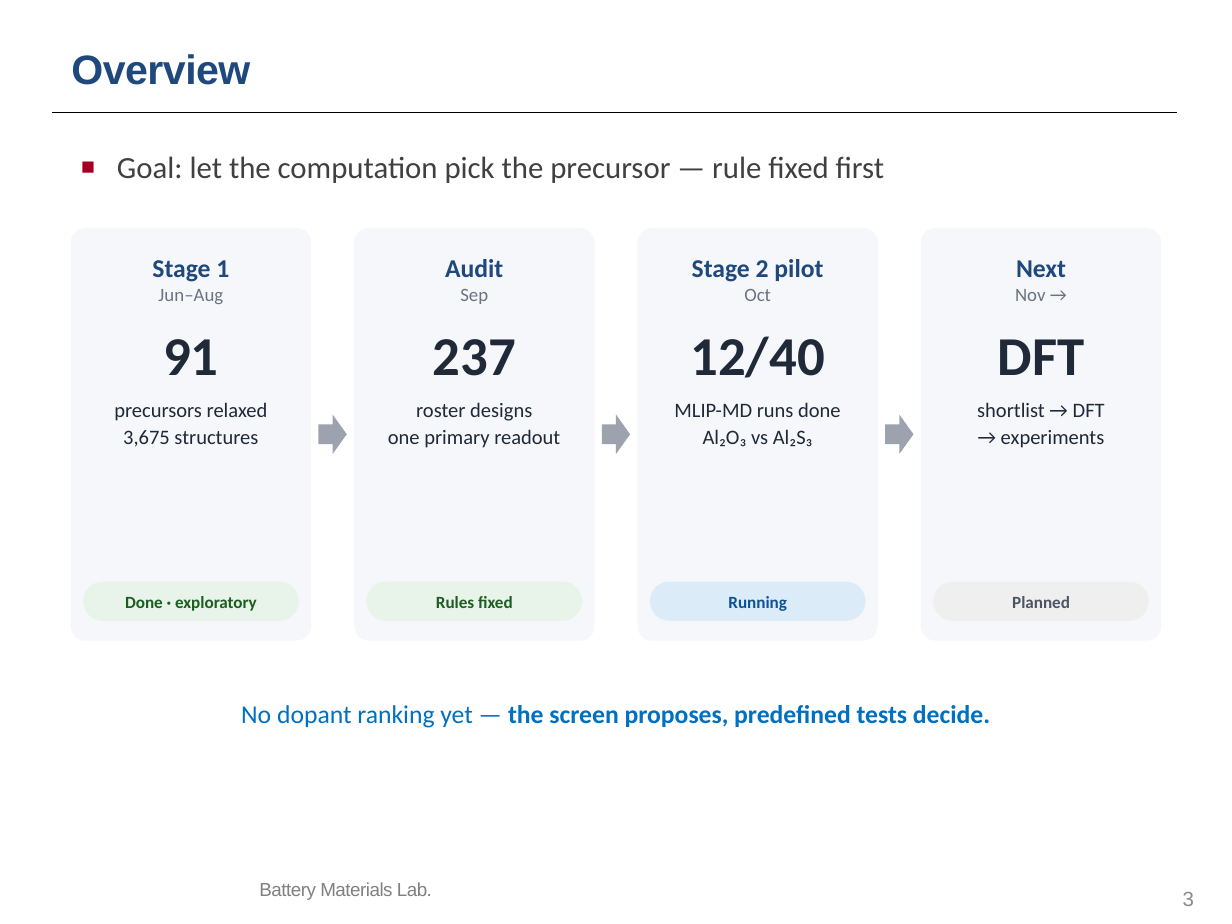
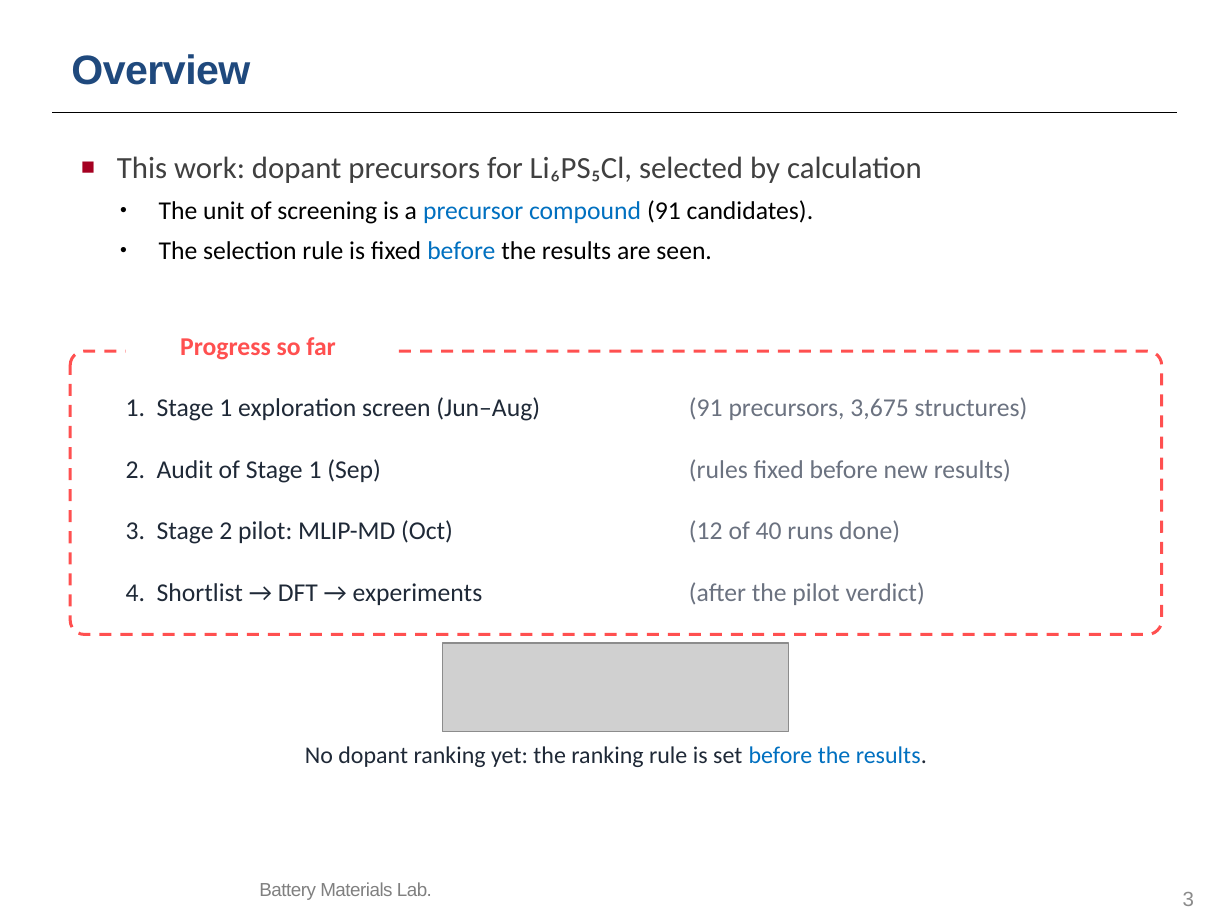
Before and after one commit to yonghoon7153-source/Yonghoon-DEM-DFT, a slide deck: slide 3 of kb/seminars/Research_Seminar_2026_10_13_cascade_progress_lean.pptx. Drawn at 1232x924 pixels with LibreOffice and Linux fonts; fonts in the diff are those of the drawing; grey boxes stand for pictures; background and template pictures are left out. Boxes give left, top, right and bottom in pixels: in the first picture for what was removed or moved away, otherwise in the second. Text is boxed around its words. In the diff, an @@ line names an element or a change of style, - is before the commit and + after.

```diff
--- a/kb/seminars/Research_Seminar_2026_10_13_cascade_progress_lean.pptx
+++ b/kb/seminars/Research_Seminar_2026_10_13_cascade_progress_lean.pptx
@@ text at (117,156,922,260): text changed; size 18 to 15 pt; text colour #404040 to #000000 @@
-■ Goal: let the computation pick the precursor — rule fixed first
+■ This work: dopant precursors for Li₆PS₅Cl, selected by calculation
+• The unit of screening is a precursor compound (91 candidates).
+• The selection rule is fixed before the results are seen.
@@ rounded rectangle removed at (70,228,310,641) @@
-Stage 1
-Jun–Aug
-91
-precursors relaxed
-3,675 structures
@@ rounded rectangle removed at (355,228,595,641) @@
-Audit
-Sep
-237
-roster designs
-one primary readout
@@ rounded rectangle removed at (637,228,877,641) @@
-Stage 2 pilot
-Oct
-12/40
-MLIP-MD runs done
-Al₂O₃ vs Al₂S₃
@@ rounded rectangle removed at (920,228,1161,641) @@
-Next
-Nov →
-DFT
-shortlist → DFT
-→ experiments
@@ rounded rectangle added at (70,351,1162,634), outline #FF5050 1.75 pt dashed @@
@@ text added at (180,337,335,360), 15 pt, text #FF5050, bold @@
+Progress so far
@@ text added at (126,397,540,421), 15 pt, text #1F2937 @@
+1. Stage 1 exploration screen (Jun–Aug)
@@ right arrow removed at (318,415,346,455) @@
@@ right arrow removed at (601,415,630,455) @@
@@ text added at (689,397,1028,420), 15 pt, text #6B7280 @@
+(91 precursors, 3,675 structures)
@@ right arrow removed at (885,415,913,455) @@
@@ text added at (126,459,381,483), 15 pt, text #1F2937 @@
+2. Audit of Stage 1 (Sep)
@@ text added at (689,459,1011,482), 15 pt, text #6B7280 @@
+(rules fixed before new results)
@@ text added at (126,520,453,544), 15 pt, text #1F2937 @@
+3. Stage 2 pilot: MLIP-MD (Oct)
@@ text added at (689,520,900,543), 15 pt, text #6B7280 @@
+(12 of 40 runs done)
@@ rounded rectangle removed at (84,582,299,621) @@
-Done · exploratory
@@ text added at (126,583,483,605), 15 pt, text #1F2937 @@
+4. Shortlist → DFT → experiments
@@ rounded rectangle removed at (367,582,583,621) @@
-Rules fixed
@@ rounded rectangle removed at (650,582,866,621) @@
-Running
@@ text added at (689,582,925,605), 15 pt, text #6B7280 @@
+(after the pilot verdict)
@@ rounded rectangle removed at (934,582,1149,621) @@
-Planned
@@ picture added at (442,643,788,732) @@
@@ text at (305,746,927,767): text changed; size 15 to 14 pt; text colour #0070C0 to #1F2937; bold off @@
-No dopant ranking yet — the screen proposes, predefined tests decide.
+No dopant ranking yet: the ranking rule is set before the results.
```
Also in this commit, not shown: 12 other slides changed, 11 other files.
